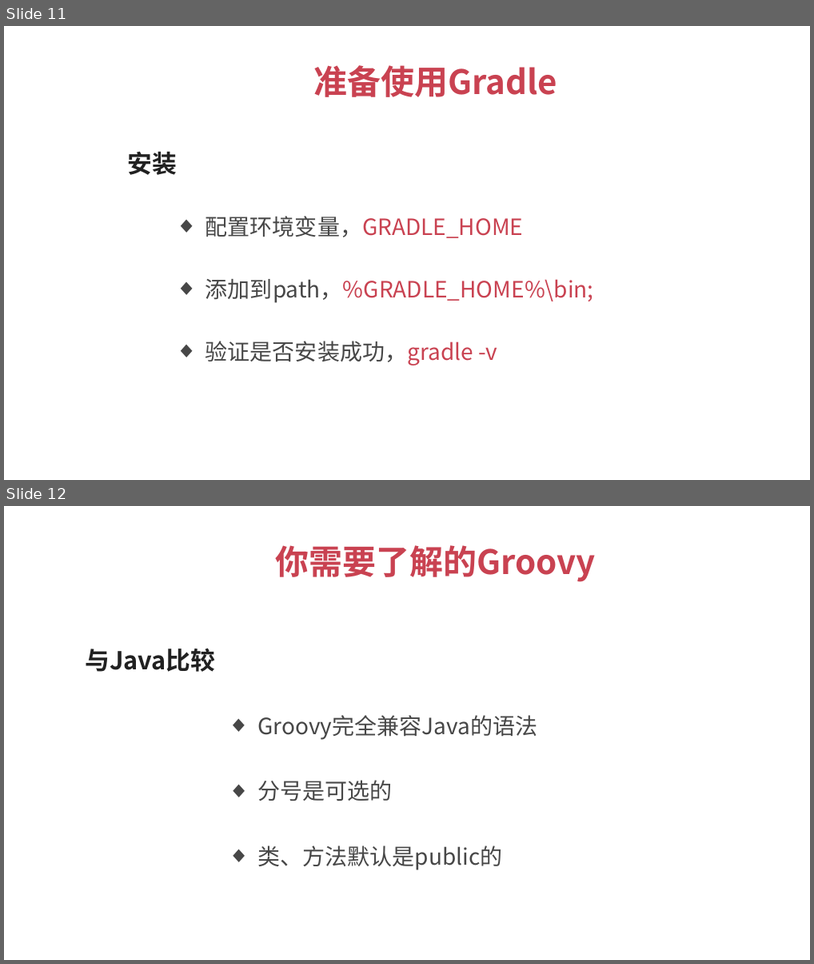
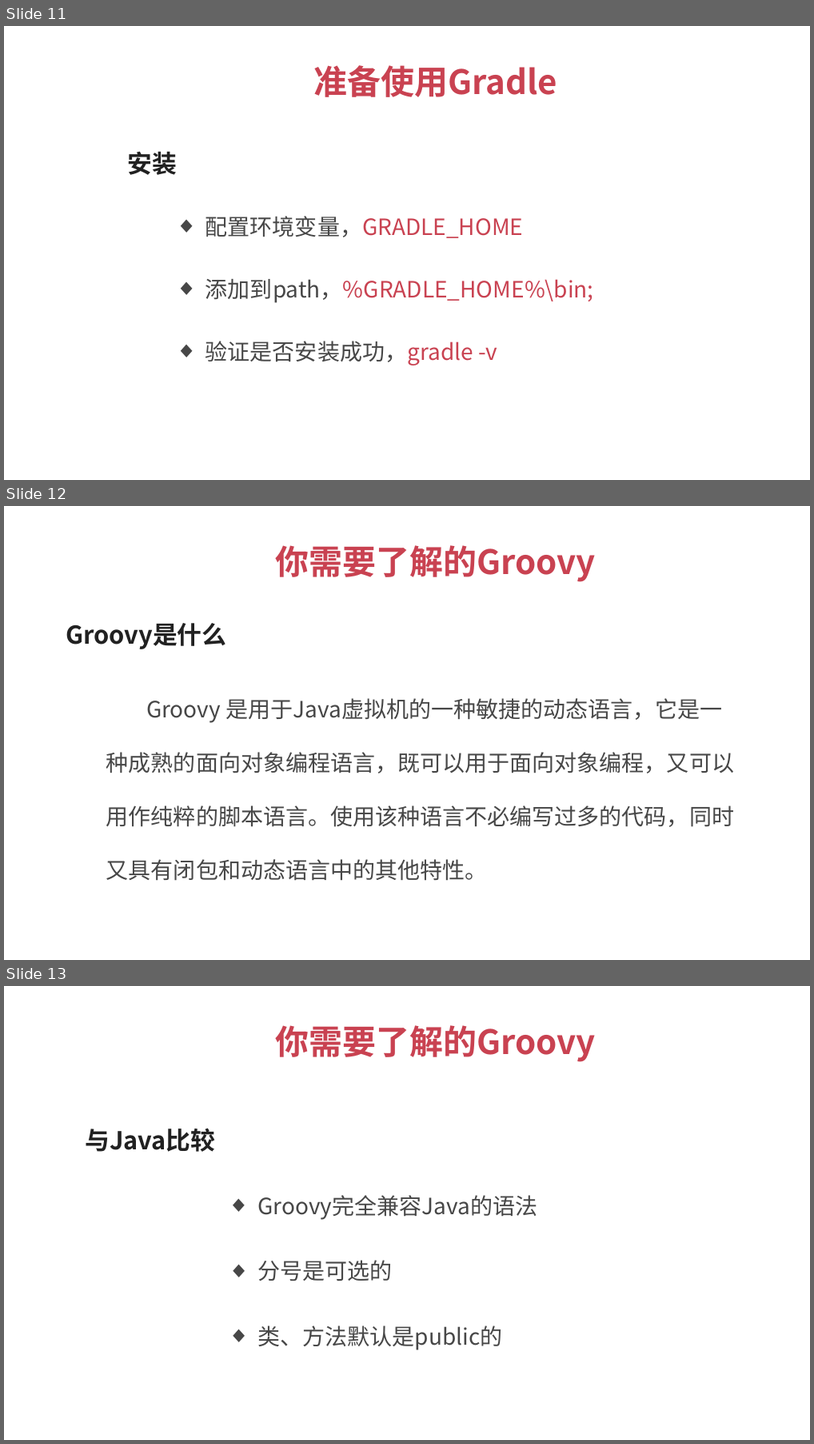
Before and after one commit to 1329555958/imooc, a slide deck: Gradle.pptx. Shown one above the other, each under a label of ours: slides 11 and 12 before the commit, slides 11, 12 and 13 after it. The pictures are 814x964 and 814x1444 pixels, drawn with LibreOffice and Linux fonts; fonts in the diff are those of the drawing. Boxes give left, top, right and bottom in pixels: in the first picture for what was removed or moved away, otherwise in the second. Text is boxed around its words. In the diff, an @@ line names an element or a change of style, - is before the commit and + after.

```diff
--- a/Gradle.pptx
+++ b/Gradle.pptx
@@ slide 12 added at (4, 506, 810, 960), background #FFFFFF @@
@@ text added at (276, 545, 596, 582), 30 pt, text #C94251, bold @@
+你需要了解的Groovy
@@ text added at (66, 623, 226, 649), 22 pt, text #212121, bold @@
+Groovy是什么
@@ text added at (106, 698, 734, 880), 20 pt, text #474747 @@
+  Groovy 是用于Java虚拟机的一种敏捷的动态语言，它是一种成熟的面向对象编程语言，既可以用于面向对象编程，又可以用作纯粹的脚本语言。使用该种语言不必编写过多的代码，同时又具有闭包和动态语言中的其他特性。
@@ what was slide 12 is now slide 13 @@
```
Also in this commit, not shown: 1 slide changed, 4 other files.
